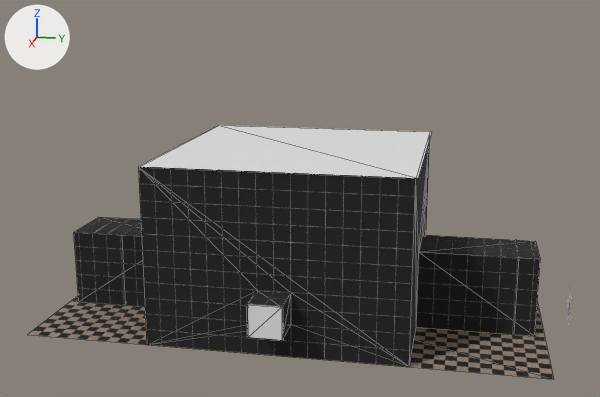
The glTF model src/models/room.glb as it was, and as the next commit left it.
Before and after are seen from a 50 mm camera at (27.1, 5.4, 10.7) aimed at (0.8, 0.1, 4.1). Every picture has the same lights, and +X, +Y and +Z are marked at upper left. Mesh edges are drawn as thin lines on the coarser meshes. Where no turn or scale is listed for an object, it has been applied to the vertices.

The first picture shows 'HolePortal', 'RoofPortal', 'Room'.
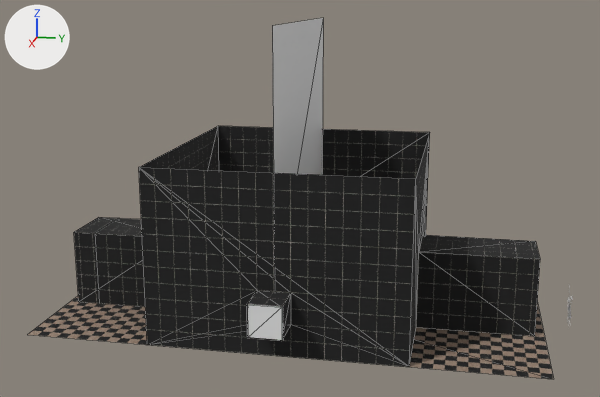
What differs and where, as boxes (x1, y1, x2, y2) in the pictures (600 x 397 px):
'RoofPortal', turned: before (138, 125, 431, 178); after (272, 18, 323, 291)

Diff of the bpy script that builds the scene:
```diff
--- a/src/models/room.glb.py
+++ b/src/models/room.glb.py
@@ ob_roofportal @@
 ob_roofportal.location = (0.0, 0.0, 5.7)
-ob_roofportal.rotation_euler = (1.571, 0.0, 0.0)  # degrees (90, 0, 0)
```
